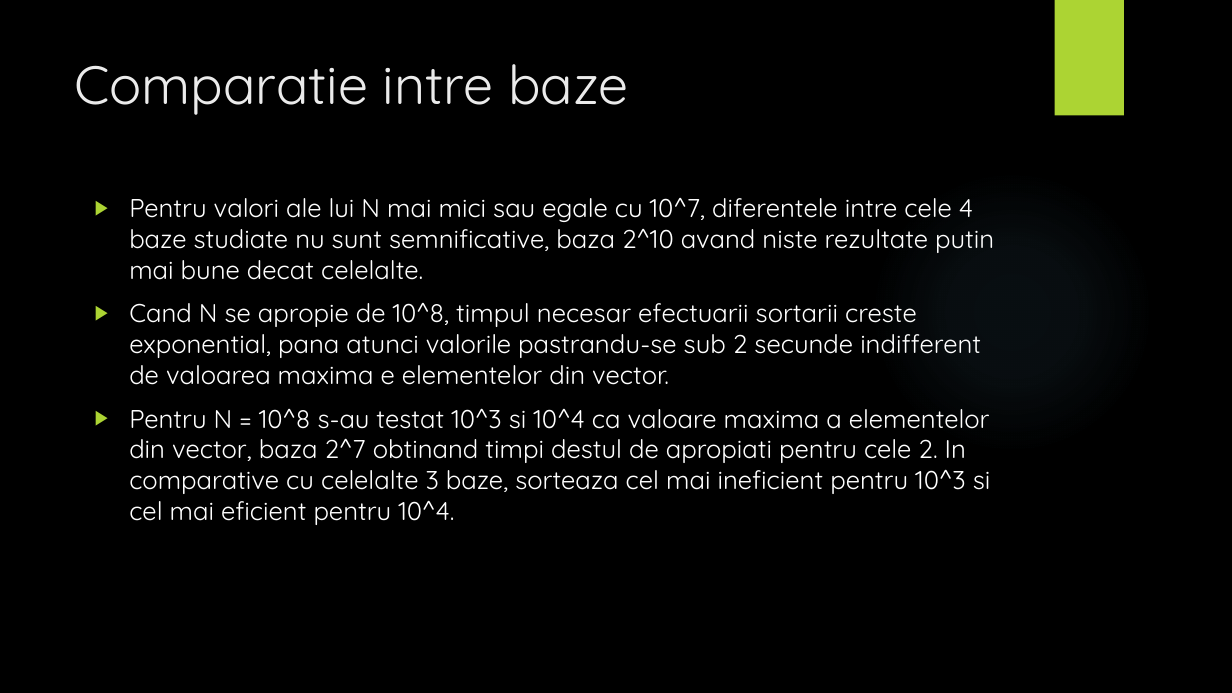
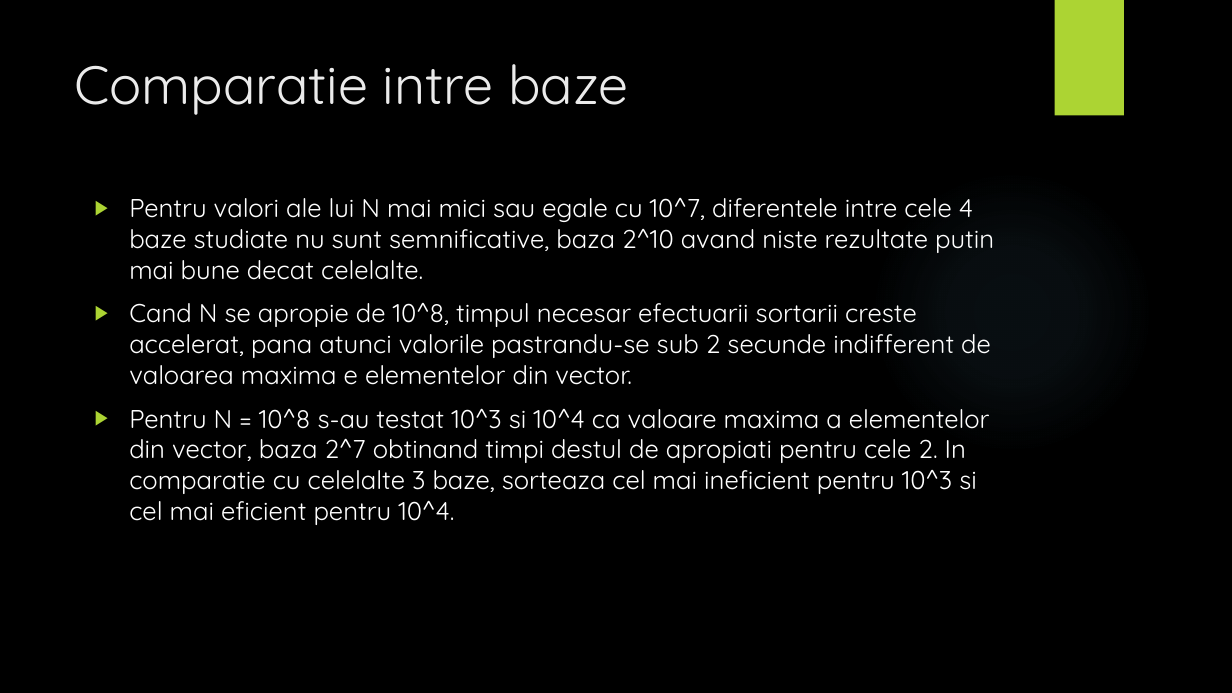
Before and after one commit to adelp13/Sorting-Algorithms, a slide deck: slide 5 of proiect1SD/Prezentare.pptx (slide 4 before the commit). Drawn at 1232x693 pixels with LibreOffice and Linux fonts; fonts in the diff are those of the drawing; background and template pictures are left out. Boxes give left, top, right and bottom in pixels: in the first picture for what was removed or moved away, otherwise in the second. Text is boxed around its words. In the diff, an @@ line names an element or a change of style, - is before the commit and + after.

```diff
--- a/proiect1SD/Prezentare.pptx
+++ b/proiect1SD/Prezentare.pptx
@@ text at <box>129,303,991,525</box>: text changed @@
-▶ Cand N se apropie de 10^8, timpul necesar efectuarii sortarii creste exponential, pana atunci valorile pastrandu-se sub 2 secunde indifferent de valoarea maxima e elementelor din vector.
-▶ Pentru N = 10^8 s-au testat 10^3 si 10^4 ca valoare maxima a elementelor din vector, baza 2^7 obtinand timpi destul de apropiati pentru cele 2. In comparative cu celelalte 3 baze, sorteaza cel mai ineficient pentru 10^3 si cel mai eficient pentru 10^4.
+▶ Cand N se apropie de 10^8, timpul necesar efectuarii sortarii creste accelerat, pana atunci valorile pastrandu-se sub 2 secunde indifferent de valoarea maxima e elementelor din vector.
+▶ Pentru N = 10^8 s-au testat 10^3 si 10^4 ca valoare maxima a elementelor din vector, baza 2^7 obtinand timpi destul de apropiati pentru cele 2. In comparatie cu celelalte 3 baze, sorteaza cel mai ineficient pentru 10^3 si cel mai eficient pentru 10^4.
```
Also in this commit, not shown: 1 other slide changed, 2 slides added, 5 other files.
